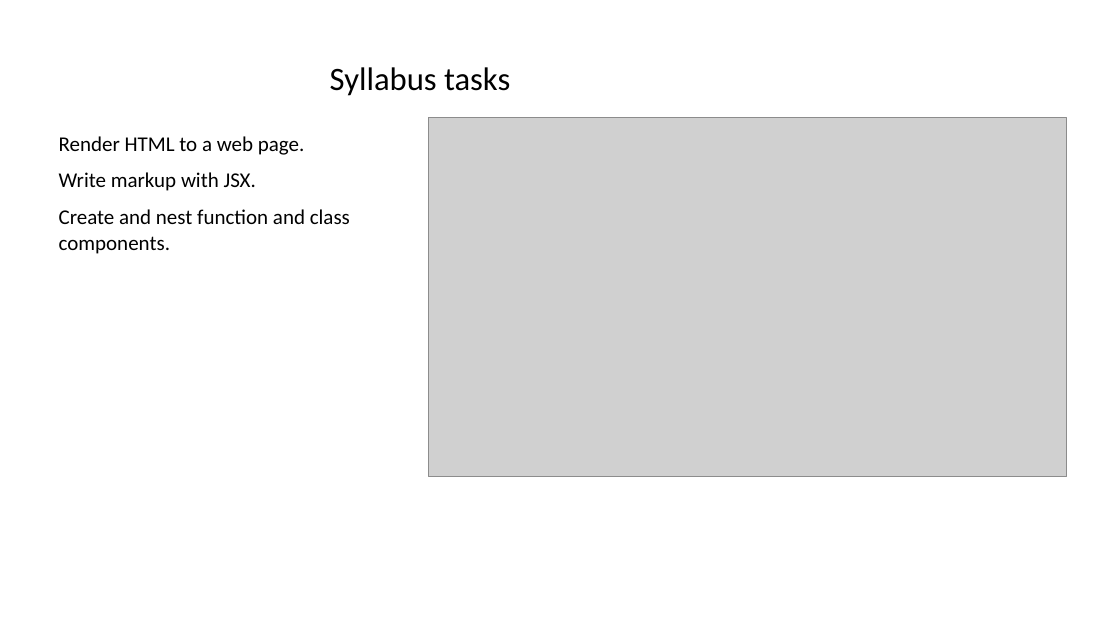
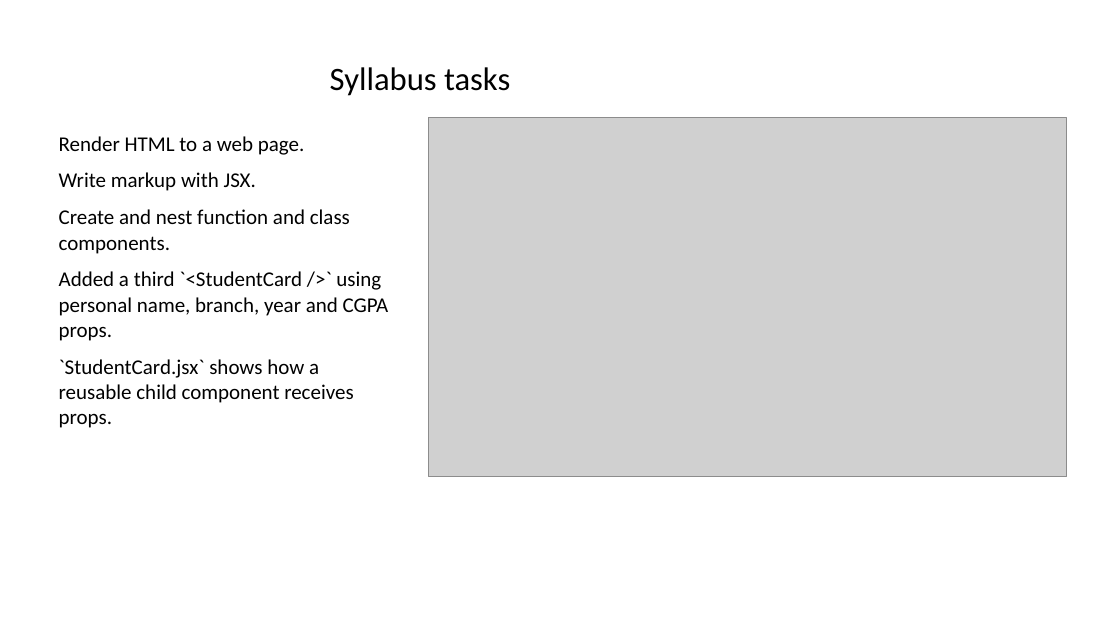
Before and after one commit to shiva31rama-cell/FSD2-LAB-SYLLABUS, a slide deck: slide 2 of PPTs/05_ReactJS_Render_HTML_JSX_Function_and_Class_Components.pptx. Drawn at 1120x630 pixels with LibreOffice and Linux fonts; fonts in the diff are those of the drawing; grey boxes stand for pictures. Boxes give left, top, right and bottom in pixels: in the first picture for what was removed or moved away, otherwise in the second. Text is boxed around its words. In the diff, an @@ line names an element or a change of style, - is before the commit and + after.

```diff
--- a/PPTs/05_ReactJS_Render_HTML_JSX_Function_and_Class_Components.pptx
+++ b/PPTs/05_ReactJS_Render_HTML_JSX_Function_and_Class_Components.pptx
@@ text at (59, 271, 389, 428): paragraphs added @@
+Added a third `<StudentCard />` using personal name, branch, year and CGPA props.
+`StudentCard.jsx` shows how a reusable child component receives props.
```
Also in this commit, not shown: 31 other files.
